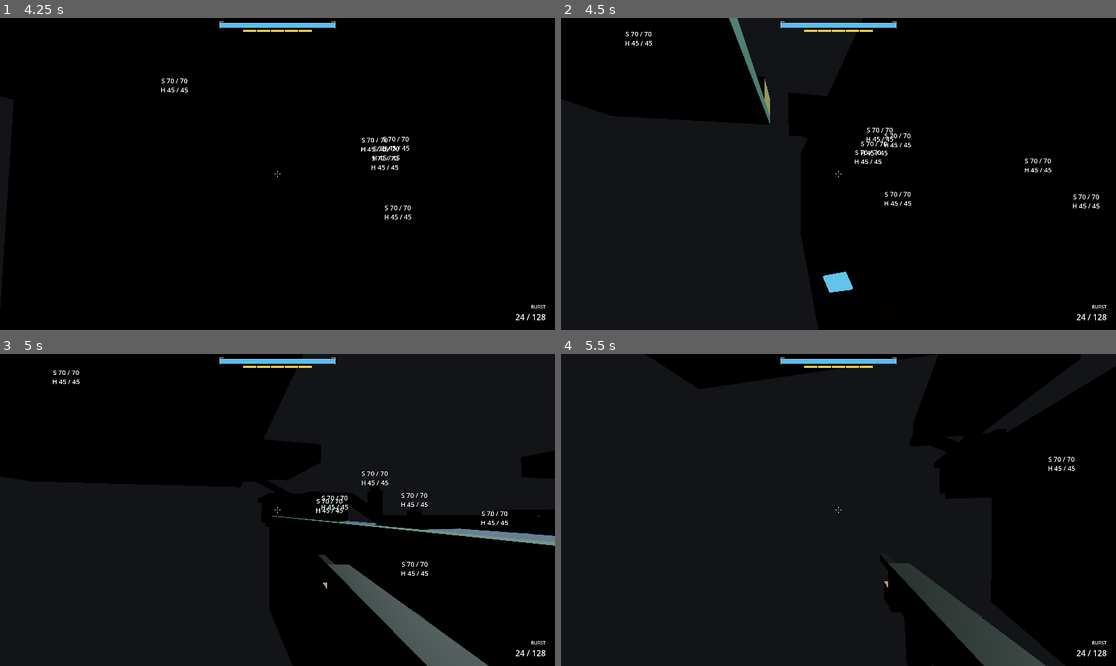
Above: before the commit, frames 1-4 (two rows, left to right).
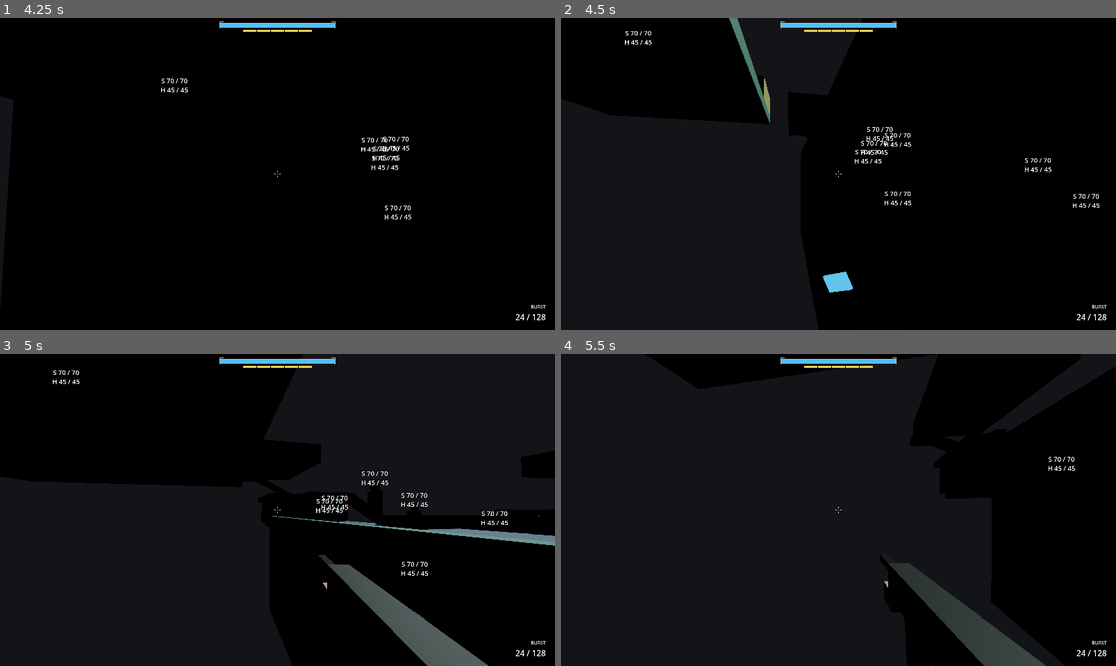
Above: after the commit, the same moments.

Repository: StudioSadTouch/Project-Long-Colt
Game: Godot game, scene res://scenes/main/main_lockout.tscn
Same seed, same stepped clock (60 frames per second), same inputs: the game is played once before the commit and once after it.
Inputs (mouse positions are in pixels of both pictures, inside the frame that each line leads up to):
- Up to frame 1 (4.25 s): tap Enter at 0.5 s; move the mouse to (271, 180) at 0.52 s; hold Right mouse button (action_alt_fire) 0.53-1.28 s; hold W (action_move_forward) 0.53-2.78 s; tap Space (action_jump) at 0.77, 1.52, 3.02, 3.77 s; move the mouse to (316, 177) at 1.27 s; tap Ctrl (action_crouch) at 1.35 s; move the mouse to (233, 170) at 2.02 s; press the mouse at (233, 170) at 2.03 s; move the mouse to (283, 174) at 2.77 s; release the mouse at (283, 174) at 2.78 s; hold A (action_move_left) 2.78-3.53 s; tap F (action_fire_select) at 2.85 s; move the mouse to (255, 167) at 3.52 s; hold W (action_move_forward) from 3.53 s (still down); hold E (action_interact) from 3.53 s (still down)
- Up to frame 2 (4.5 s): keep holding W (action_move_forward); move the mouse to (866, 174) at 4.27 s; release E (action_interact) at 4.28 s; tap V (action_melee) at 4.35 s
- Up to frame 3 (5 s): keep holding W (action_move_forward); tap Space (action_jump) at 4.52 s
- Up to frame 4 (5.5 s): keep holding W (action_move_forward); move the mouse to (810, 510) at 5.02 s; hold 1 (action_weapon_1) from 5.03 s (still down)

Frame 1 is identical in both runs. In frame 2, 0.5% of the frame differs, in the area x 11-98%, y 0-62%; in frame 3, less than 0.1%; in frame 4, nothing differs.

Commit message:
ViewmodelMelee: whiff windup on time_to_hit -1, melee_hit_surface impact, lint fixes
- time_to_hit: 0 = in reach (impact pose), > 0 = lunge, < 0 = whiff -> default
  windup. NAN default marks 'not passed' (legacy melee_swung) instead of -1.
- melee_hit_surface -> named handler (replaces the lambda): impact pose,
  sfx_melee_impact (or sfx_melee_impact_<surface> if a stream is mapped),
  surface_kick_deg 0.5 once; new melee_surface_impact(surface) signal.
- gdlint: const order, three >100-char lines.

Diff:
--- a/scripts/weapons/viewmodel_melee.gd
+++ b/scripts/weapons/viewmodel_melee.gd
@@ -14,6 +14,11 @@
 ## melee_hit / melee_whiffed signals land on Weapon (falls back to melee_swung / hit_confirmed).
 
 signal melee_event(event: StringName)
+## A world-geometry impact (melee_hit_surface). surface is Weapon's hint ("" if none).
+signal melee_surface_impact(surface: String)
+
+## Lets the weapon's next physics tick deliver a lunge-arrival hit before calling a whiff.
+const WHIFF_GRACE := 0.05
 
 @export var animation_player: AnimationPlayer
 @export var clip: StringName = &"melee"
@@ -23,6 +28,8 @@
 @export var default_windup: float = 0.1
 @export var impact_kick_deg: float = 1.0
 @export var whiff_kick_deg: float = 0.0
+## Kick for a wall/floor impact (melee_hit_surface): lighter than a body hit.
+@export var surface_kick_deg: float = 0.5
 
 var _weapon: Weapon
 var _reload: Node
@@ -34,9 +41,6 @@
 var _recovery_speed: float = 1.0
 ## Seconds the impact pose has waited with no lunge and no hit; past WHIFF_GRACE it's a whiff.
 var _unresolved_for: float = 0.0
-
-## Lets the weapon's next physics tick deliver a lunge-arrival hit before calling a whiff.
-const WHIFF_GRACE := 0.05
 
 
 func _ready() -> void:
@@ -56,7 +60,7 @@
 		_weapon.connect(&"hit_confirmed", _on_hit_confirmed)
 	if _weapon.has_signal(&"melee_hit_surface"):
 		# LC Programmer: a wall/floor hit in reach plays the impact, not the whiff.
-		_weapon.connect(&"melee_hit_surface", func(_p, _n, _c, _i): _on_melee_hit())
+		_weapon.connect(&"melee_hit_surface", _on_melee_hit_surface)
 	if _weapon.has_signal(&"melee_whiffed"):
 		_weapon.connect(&"melee_whiffed", _on_melee_whiffed)
 	_weapon.visibility_changed.connect(_on_visibility_changed)
@@ -65,11 +69,15 @@
 
 
 ## Accepts melee_started(weapon, time_to_hit) and the old zero-argument melee_swung.
-func _on_melee_started(_w: Object = null, time_to_hit: float = -1.0) -> void:
+## time_to_hit: 0 = in reach (hit lands this frame), > 0 = lunge arrival, < 0 = whiff (nothing
+## in reach; play the default windup). NAN = not passed (melee_swung): ask the weapon if it can.
+func _on_melee_started(_w: Object = null, time_to_hit: float = NAN) -> void:
 	if _weapon.data == null or not animation_player.has_animation(clip):
 		return
-	if time_to_hit < 0.0 and _weapon.has_method(&"get_melee_time_to_hit"):
-		time_to_hit = _weapon.call(&"get_melee_time_to_hit")
+	if is_nan(time_to_hit):
+		time_to_hit = -1.0
+		if _weapon.has_method(&"get_melee_time_to_hit"):
+			time_to_hit = _weapon.call(&"get_melee_time_to_hit")
 	var length := animation_player.get_animation(clip).length
 	var cooldown := maxf(_weapon.data.melee_cooldown, hit_time + 0.05)
 	_active = true
@@ -130,14 +138,27 @@
 
 
 func _on_melee_hit(_target: Object = null, _info: Dictionary = {}) -> void:
+	_land_hit(impact_kick_deg, "")
+
+
+## melee_hit_surface(position, normal, collider, info): a wall or floor in reach.
+func _on_melee_hit_surface(
+	_position: Vector3, _normal: Vector3, _collider: Object, info: Dictionary
+) -> void:
+	_land_hit(surface_kick_deg, str(info.get("surface", "")), true)
+
+
+## Shared by body and surface hits: snap to the impact frame if early, then impact once.
+func _land_hit(kick_deg: float, surface: String, is_surface: bool = false) -> void:
 	if not _active:
 		return
 	_hit_landed = true
 	if _impact_done:
 		return
-	if animation_player.current_animation == clip and animation_player.current_animation_position < hit_time:
+	var pos := animation_player.current_animation_position
+	if animation_player.current_animation == clip and pos < hit_time:
 		animation_player.seek(hit_time, true)
-	_impact(true)
+	_impact(true, kick_deg, surface, is_surface)
 
 
 func _on_hit_confirmed(target: Object, info: Dictionary) -> void:
@@ -145,7 +166,8 @@
 		_on_melee_hit(target, info)
 
 
-## melee_whiffed(weapon). Before the impact frame it just marks the swing; the frame plays the whiff.
+## melee_whiffed(weapon). Before the impact frame it only marks the swing; the frame
+## then plays the whiff.
 func _on_melee_whiffed(_w: Object = null) -> void:
 	if not _active or _impact_done:
 		return
@@ -154,13 +176,19 @@
 		_impact(false)
 
 
-func _impact(landed: bool) -> void:
+func _impact(
+	landed: bool, kick_deg: float = -1.0, surface: String = "", is_surface: bool = false
+) -> void:
 	if _impact_done:
 		return
 	_impact_done = true
 	_waiting_for_hit = false
 	if landed:
-		_event(&"sfx_melee_impact", impact_kick_deg)
+		if kick_deg < 0.0:
+			kick_deg = impact_kick_deg
+		if is_surface:
+			melee_surface_impact.emit(surface)
+		_event(_impact_event(surface), kick_deg)
 	else:
 		_event(&"sfx_melee_whiff", whiff_kick_deg)
 	animation_player.speed_scale = _recovery_speed
@@ -190,7 +218,19 @@
 
 
 func _is_lunging() -> bool:
-	return _weapon.player != null and _weapon.player.has_method(&"is_lunging") and _weapon.player.is_lunging()
+	var p := _weapon.player
+	return p != null and p.has_method(&"is_lunging") and p.is_lunging()
+
+
+## sfx_melee_impact_<surface> when ViewmodelReload.sounds has that key, else sfx_melee_impact.
+## melee_event reports whichever key was used; the raw hint also rides on melee_surface_impact.
+func _impact_event(surface: String) -> StringName:
+	if surface != "" and _reload != null:
+		var sounds = _reload.get(&"sounds")
+		var key := StringName("sfx_melee_impact_" + surface)
+		if sounds is Dictionary and sounds.has(key):
+			return key
+	return &"sfx_melee_impact"
 
 
 ## sfx/kick routing shared with the reload clips: ViewmodelReload._anim_event plays the stream
